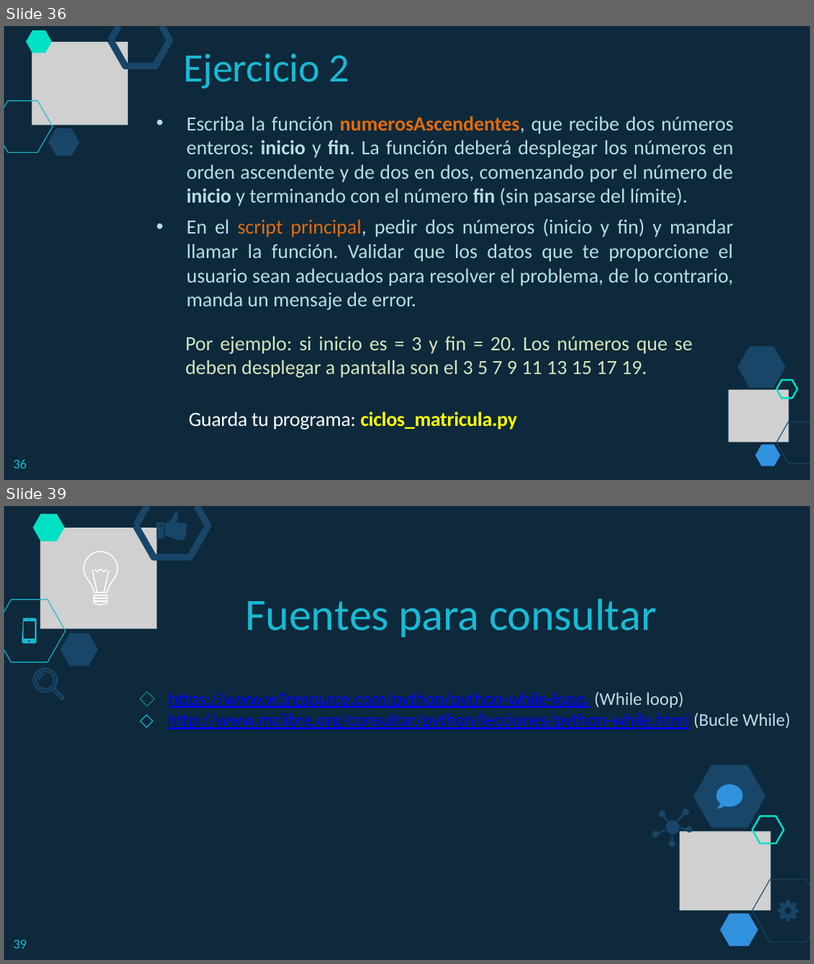
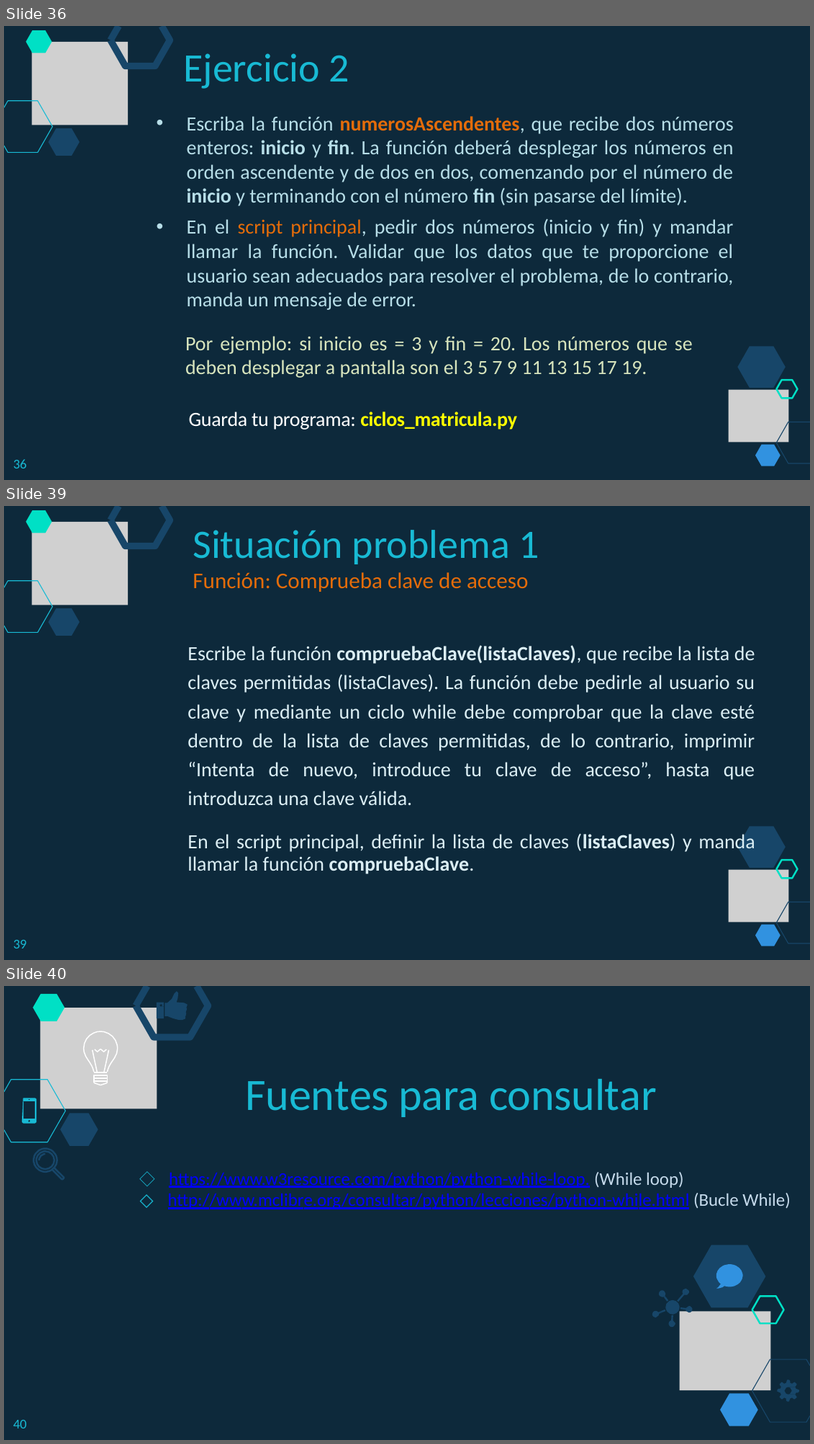
Before and after one commit to lizetheP/PensamientoC, a slide deck: Calendario2019/Presentaciones/Semana3/3_1_While.pptx. Shown one above the other, each under a label of ours: slides 36 and 39 before the commit, slides 36, 39 and 40 after it; the slides between them are not shown. The pictures are 814x964 and 814x1444 pixels, drawn with LibreOffice and Linux fonts; fonts in the diff are those of the drawing; grey boxes stand for pictures. Boxes give left, top, right and bottom in pixels: in the first picture for what was removed or moved away, otherwise in the second. Text is boxed around its words. In the diff, an @@ line names an element or a change of style, - is before the commit and + after.

```diff
--- a/Calendario2019/Presentaciones/Semana3/3_1_While.pptx
+++ b/Calendario2019/Presentaciones/Semana3/3_1_While.pptx
@@ slide 39 added at (4, 506, 810, 960), background #FFFFFF; not listed: 1 template element that a slide beside it also shows @@
@@ freeform shape added at (26, 511, 52, 533), fill #00E0C5 @@
@@ picture added at (31, 521, 127, 605) @@
@@ freeform shape added at (111, 506, 170, 546), outline #174669 6 pt @@
@@ freeform shape added at (111, 506, 118, 520), outline #174669 6 pt @@
@@ title added at (193, 530, 540, 592), 20 pt, text #E46C0A @@
+Situación problema 1
+Función: Comprueba clave de acceso
@@ freeform shape added at (4, 581, 52, 633), outline #18BAD4 0.72 pt @@
@@ freeform shape added at (49, 608, 80, 636), fill #174669 @@
@@ text added at (188, 645, 756, 874), 18 pt, text #DBEEF4 @@
+  Escribe la función compruebaClave(listaClaves), que recibe la lista de claves permitidas (listaClaves). La función debe pedirle al usuario su clave y mediante un ciclo while debe comprobar que la clave esté dentro de la lista de claves permitidas, de lo contrario, imprimir “Intenta de nuevo, introduce tu clave de acceso”, hasta que introduzca una clave válida.
+  En el script principal, definir la lista de claves (listaClaves) y manda llamar la función compruebaClave.
@@ freeform shape added at (738, 826, 785, 867), fill #174669 @@
@@ picture added at (729, 870, 790, 922) @@
@@ freeform shape added at (777, 860, 797, 878), outline #00E0C5 1.56 pt @@
@@ freeform shape added at (777, 902, 810, 923), outline #174669 0.72 pt @@
@@ freeform shape added at (756, 924, 781, 945), fill #3192E0 @@
@@ freeform shape added at (777, 922, 810, 943), outline #174669 0.72 pt @@
@@ page number added at (13, 939, 27, 948), 12 pt, text #18BAD4 @@
+39
@@ what was slide 39 is now slide 40 @@
@@ page number at (13, 1419, 27, 1428): text changed @@
-39
+40
```
Also in this commit, not shown: 2 slides changed, 6 other files.
